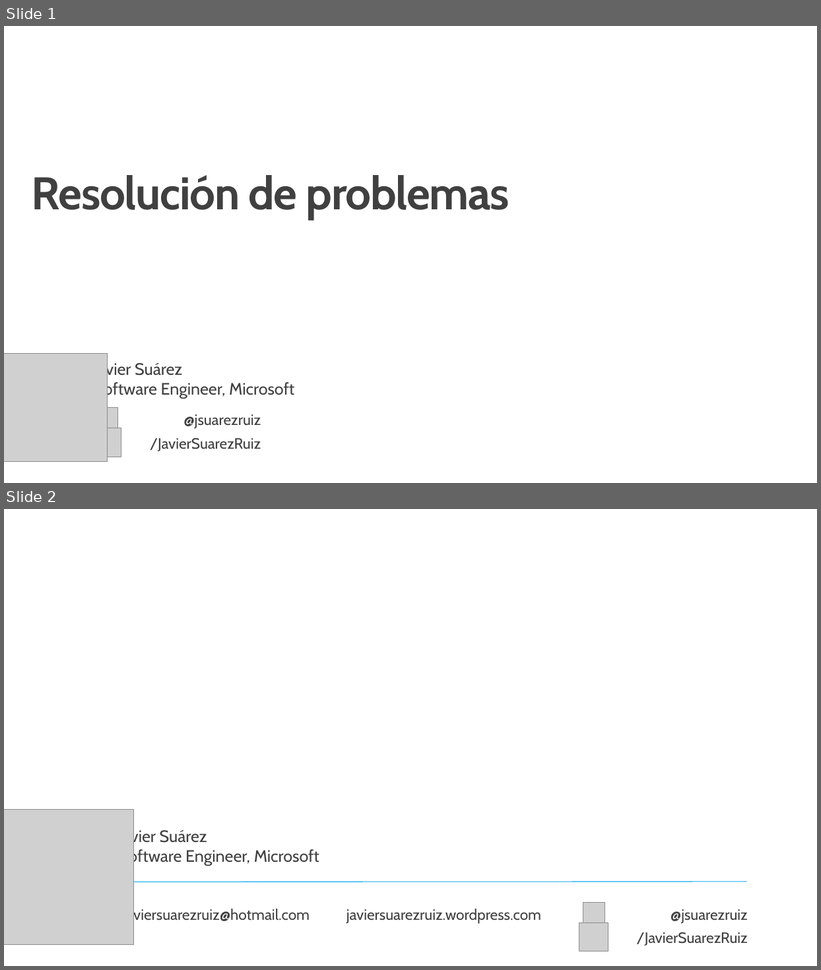
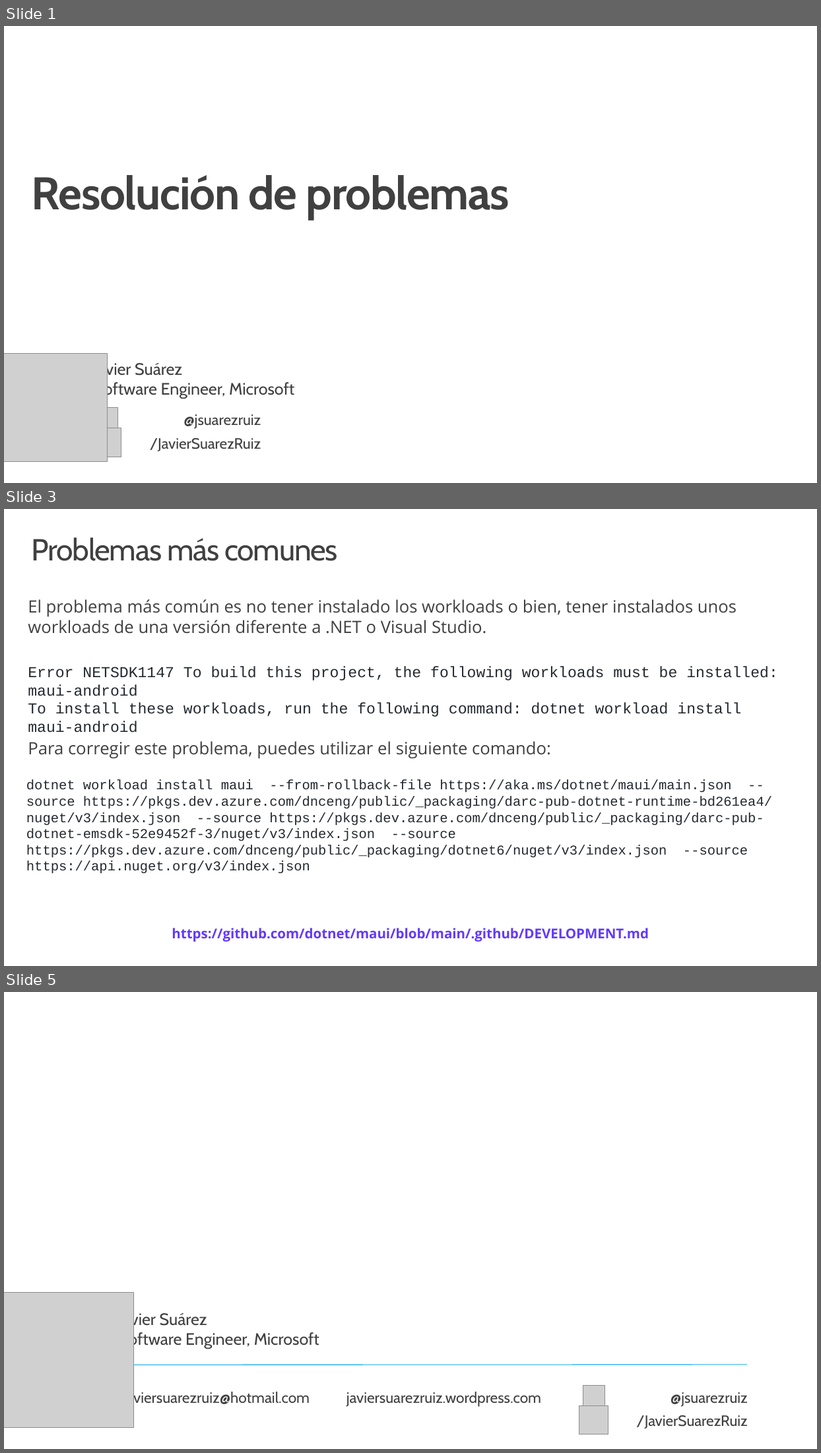
Before and after one commit to jsuarezruiz/taller-dotnet-maui, a slide deck: Bloque 2 - Instalación/Taller6 - Resolución de problemas.pptx. Shown one above the other, each under a label of ours: slides 1 and 2 before the commit, slides 1, 3 and 5 after it; the slides between them are not shown. The pictures are 821x970 and 821x1453 pixels, drawn with LibreOffice and Linux fonts; fonts in the diff are those of the drawing; grey boxes stand for pictures; background and template pictures are left out. Boxes give left, top, right and bottom in pixels: in the first picture for what was removed or moved away, otherwise in the second. Text is boxed around its words. In the diff, an @@ line names an element or a change of style, - is before the commit and + after.

Commit message:
Updated more slides

```diff
--- a/Bloque 2 - Instalación/Taller6 - Resolución de problemas.pptx
+++ b/Bloque 2 - Instalación/Taller6 - Resolución de problemas.pptx
@@ slide 3 added at [4, 509, 817, 966], background #FFFFFF @@
@@ title added at [32, 537, 338, 561], 36 pt, text #404040 @@
+Problemas más comunes
@@ text added at [28, 599, 737, 758], 20 pt, text #404040 @@
+El problema más común es no tener instalado los workloads o bien, tener instalados unos workloads de una versión diferente a .NET o Visual Studio.
+Para corregir este problema, puedes utilizar el siguiente comando:
@@ text added at [28, 666, 778, 717], 18 pt, text #24292F @@
+Error NETSDK1147 To build this project, the following workloads must be installed: maui-android
+To install these workloads, run the following command: dotnet workload install maui-android
@@ text added at [26, 780, 772, 874], 16 pt, text #24292F @@
+dotnet workload install maui --from-rollback-file https://aka.ms/dotnet/maui/main.json --source https://pkgs.dev.azure.com/dnceng/public/_packaging/darc-pub-dotnet-runtime-bd261ea4/nuget/v3/index.json --source https://pkgs.dev.azure.com/dnceng/public/_packaging/darc-pub-dotnet-emsdk-52e9452f-3/nuget/v3/index.json --source https://pkgs.dev.azure.com/dnceng/public/_packaging/dotnet6/nuget/v3/index.json --source https://api.nuget.org/v3/index.json
@@ text added at [172, 928, 649, 942], 16 pt, text #6238FF, bold @@
+https://github.com/dotnet/maui/blob/main/.github/DEVELOPMENT.md
@@ what was slide 2 is now slide 5 @@
```
Also in this commit, not shown: 2 other slides added, 1 other file.
